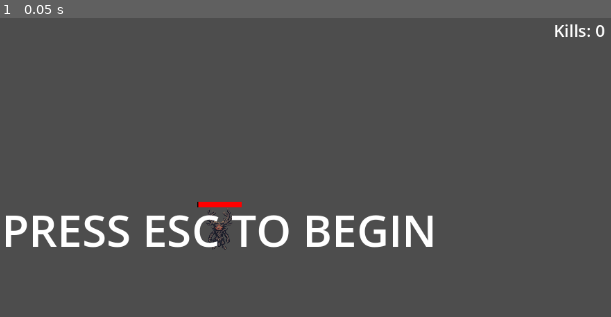
Above: before the commit, frame 1.
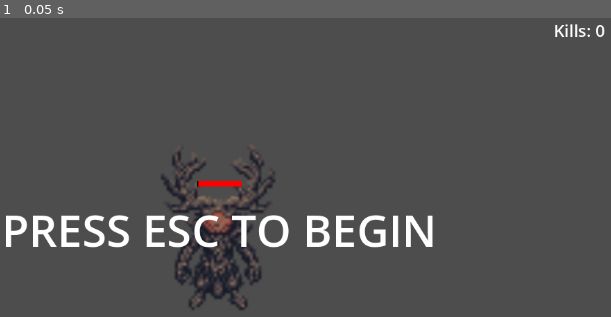
Above: after the commit, the same moment.

Repository: tablegrapes/DRUID
Game: Godot game, scene res://scenes/main.tscn
Same seed, same stepped clock (60 frames per second), same inputs: the game is played once before the commit and once after it.
Inputs:
- Up to frame 1 (0.05 s): no input

The runs differ from the first frame. In frame 1, 2.8% of the frame differs, in the area x 26-46%, y 44-98%.

Commit message:
intiial gameplay loop with sprites

Diff:
--- a/scenes/player.tscn
+++ b/scenes/player.tscn
@@ -32,6 +32,7 @@
 health_bar_scene = ExtResource("4_healthbar")
 
 [node name="Sprite2D" type="Sprite2D" parent="CharacterBody2D" unique_id=438030292]
+scale = Vector2(4, 4)
 texture = ExtResource("5_qlg0r")
 region_rect = Rect2(280, 120, 64, 72)
 
--- a/scenes/villager.tscn
+++ b/scenes/villager.tscn
@@ -2,6 +2,7 @@
 
 [ext_resource type="Script" uid="uid://6cxaitvvyktp" path="res://scripts/villager.gd" id="1_vucva"]
 [ext_resource type="PackedScene" uid="uid://c8dvin3n17yqa" path="res://scenes/healthbar.tscn" id="2_kyemj"]
+[ext_resource type="Texture2D" uid="uid://dccj2kfwpglf8" path="res://assets/generated/villager_polearm_stance_frame_0_1774807474.png" id="3_i0lkk"]
 
 [sub_resource type="CircleShape2D" id="CircleShape2D_vucva"]
 radius = 30.0
@@ -13,8 +14,8 @@
 health_bar_scene = ExtResource("2_kyemj")
 
 [node name="Sprite2D" type="Sprite2D" parent="Villager" unique_id=1767015915]
-region_enabled = true
-region_rect = Rect2(208, 24, 64, 56)
+scale = Vector2(2, 2)
+texture = ExtResource("3_i0lkk")
 
 [node name="CollisionShape2D" type="CollisionShape2D" parent="Villager" unique_id=1730184824]
 shape = SubResource("CircleShape2D_vucva")
--- a/scripts/healthbar.gd
+++ b/scripts/healthbar.gd
@@ -10,7 +10,7 @@
 	current_health = max_health
 	bar.max_value = max_health
 	bar.value = current_health
-	bar.position = Vector2(-bar.size.x / 2, -40)
+	bar.position = Vector2(-bar.size.x / 2, -70)
 
 func set_health(value: int):
 	current_health = clamp(value, 0, max_health)
Binary file added: assets/generated/villager_polearm_stance_1774807474.png
Not shown, added: assets/generated/villager_polearm_stance_1774807474.png.import
Binary file added: assets/generated/villager_polearm_stance_frame_0_1774807474.png
Not shown, added: assets/generated/villager_polearm_stance_frame_0_1774807474.png.import
Binary file added: assets/generated/villager_protagonist_1774806557.png
Not shown, added: assets/generated/villager_protagonist_1774806557.png.import
Binary file added: assets/generated/villager_protagonist_frame_0_1774806557.png
Not shown, added: assets/generated/villager_protagonist_frame_0_1774806557.png.import
Binary file added: assets/generated/villager_ready_attack_1774807039.png
Not shown, added: assets/generated/villager_ready_attack_1774807039.png.import
Binary file added: assets/generated/villager_ready_attack_frame_0_1774807039.png
Not shown, added: assets/generated/villager_ready_attack_frame_0_1774807039.png.import
